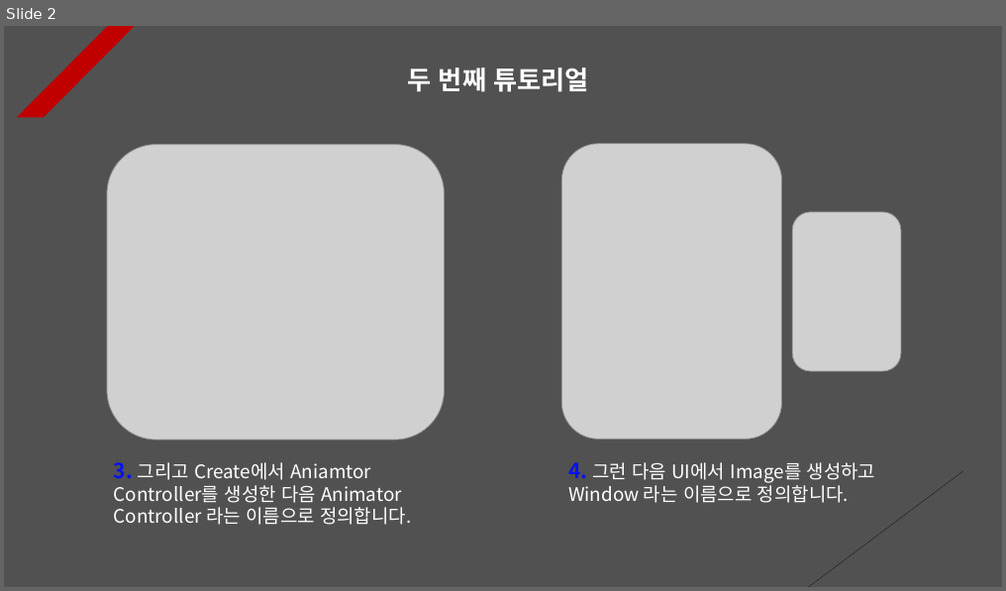
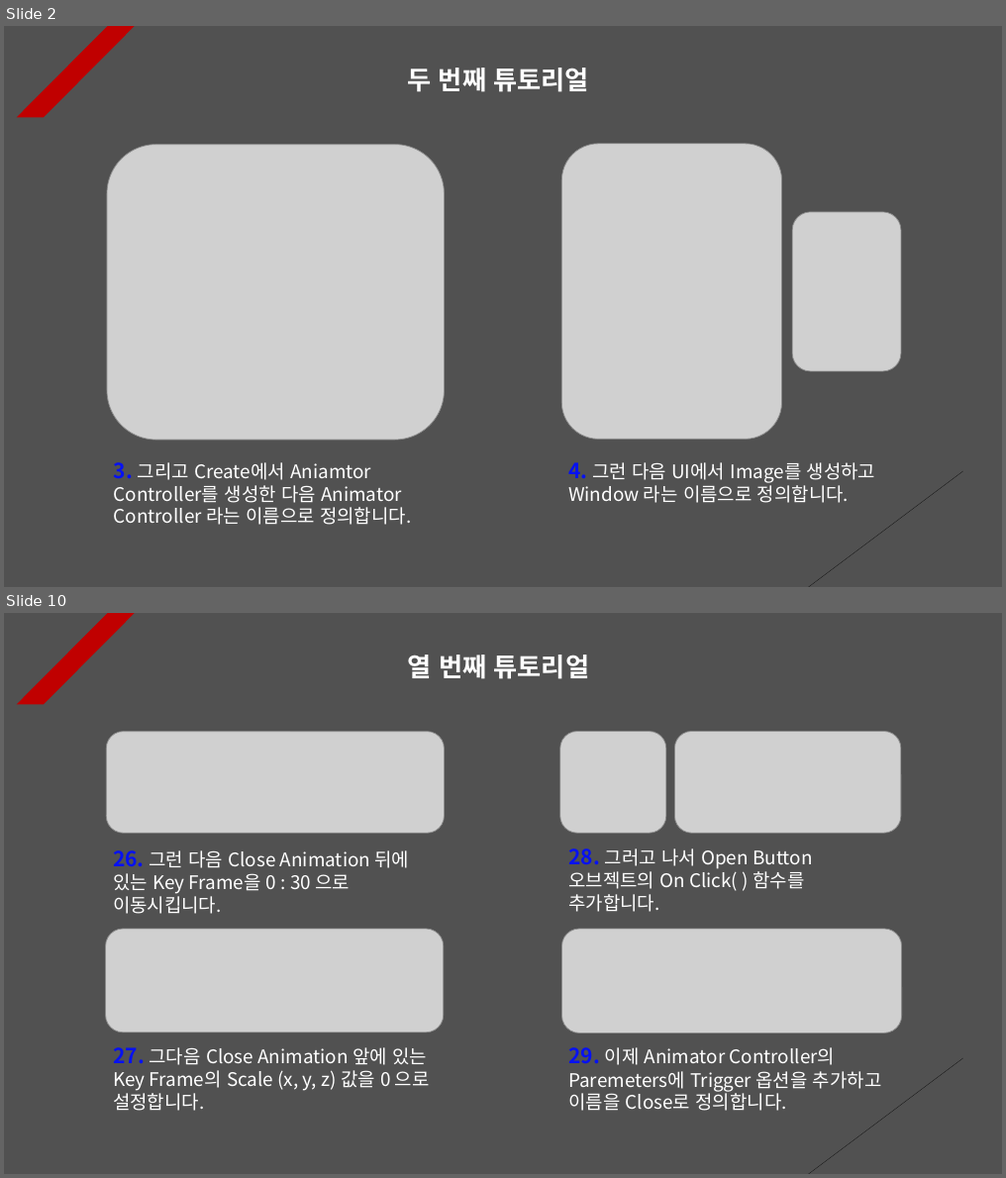
Before and after one commit to Unity2033/3D-UnityEngine, a slide deck: Assets/Animation Clip/PPT Data/Animation Clip Example.pptx. Shown one above the other, each under a label of ours: slide 2 before the commit, slides 2 and 10 after it; the slides between them are not shown. The pictures are 1006x591 and 1006x1178 pixels, drawn with LibreOffice and Linux fonts; fonts in the diff are those of the drawing; grey boxes stand for pictures. Boxes give left, top, right and bottom in pixels: in the first picture for what was removed or moved away, otherwise in the second. Text is boxed around its words. In the diff, an @@ line names an element or a change of style, - is before the commit and + after.

```diff
--- a/Assets/Animation Clip/PPT Data/Animation Clip Example.pptx
+++ b/Assets/Animation Clip/PPT Data/Animation Clip Example.pptx
@@ slide 10 added at <box>4,613,1002,1174</box>, background #515151; not listed: 2 template elements that a slide beside it also shows @@
@@ text added at <box>408,655,589,679</box>, 25 pt, text #FFFFFF, bold @@
+열 번째 튜토리얼
@@ picture added at <box>107,731,445,833</box> @@
@@ picture added at <box>560,731,666,833</box> @@
@@ picture added at <box>675,731,901,833</box> @@
@@ text added at <box>568,849,812,912</box>, 18 pt, text #FFFFFF @@
+28. 그러고 나서 Open Button 오브젝트의 On Click( ) 함수를 추가합니다.
@@ text added at <box>113,851,410,914</box>, 18 pt, text #FFFFFF @@
+26. 그런 다음 Close Animation 뒤에 있는 Key Frame을 0 : 30 으로 이동시킵니다.
@@ picture added at <box>106,929,444,1033</box> @@
@@ picture added at <box>561,929,902,1033</box> @@
@@ text added at <box>113,1048,430,1111</box>, 18 pt, text #FFFFFF @@
+27. 그다음 Close Animation 앞에 있는 Key Frame의 Scale (x, y, z) 값을 0 으로 설정합니다.
@@ text added at <box>568,1048,882,1111</box>, 18 pt, text #FFFFFF @@
+29. 이제 Animator Controller의 Paremeters에 Trigger 옵션을 추가하고 이름을 Close로 정의합니다.
```
Also in this commit, not shown: 6 slides changed, 1 other slide added, 2 slides removed, 27 other files.
